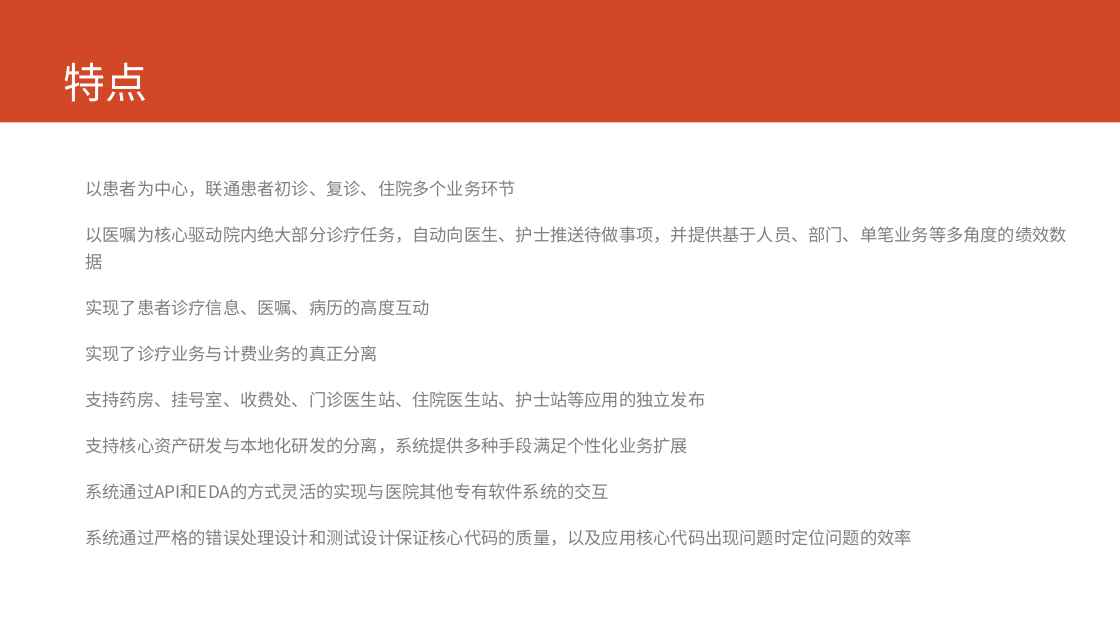
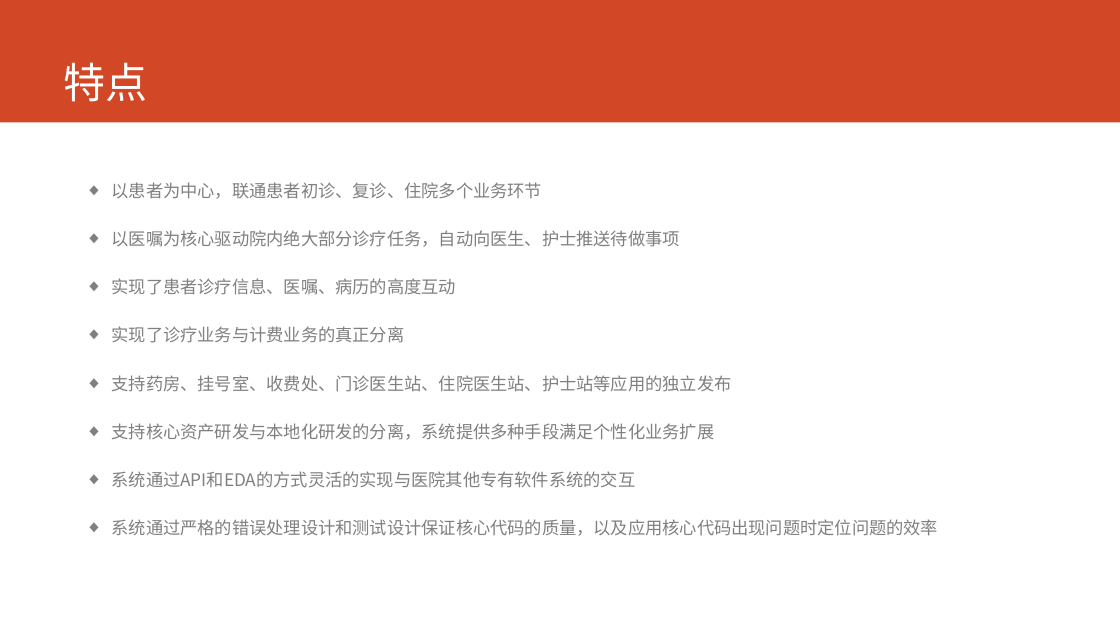
Before and after one commit to AppSecAI-TEST/hospital, a slide deck: slide 2 of doc/EVE新一代HIS核心系统.pptx. Drawn at 1120x630 pixels with LibreOffice and Linux fonts; fonts in the diff are those of the drawing. Boxes give left, top, right and bottom in pixels: in the first picture for what was removed or moved away, otherwise in the second. Text is boxed around its words. In the diff, an @@ line names an element or a change of style, - is before the commit and + after.

```diff
--- a/doc/EVE新一代HIS核心系统.pptx
+++ b/doc/EVE新一代HIS核心系统.pptx
@@ text at [112, 182, 938, 536]: bullet none to ◆; line spacing 1.3 to 1.4 @@
@@ text at [112, 230, 680, 247]: text changed @@
-以医嘱为核心驱动院内绝大部分诊疗任务，自动向医生、护士推送待做事项，并提供基于人员、部门、单笔业务等多角度的绩效数据
+◆ 以医嘱为核心驱动院内绝大部分诊疗任务，自动向医生、护士推送待做事项
```
Also in this commit, not shown: 12 other slides changed.
